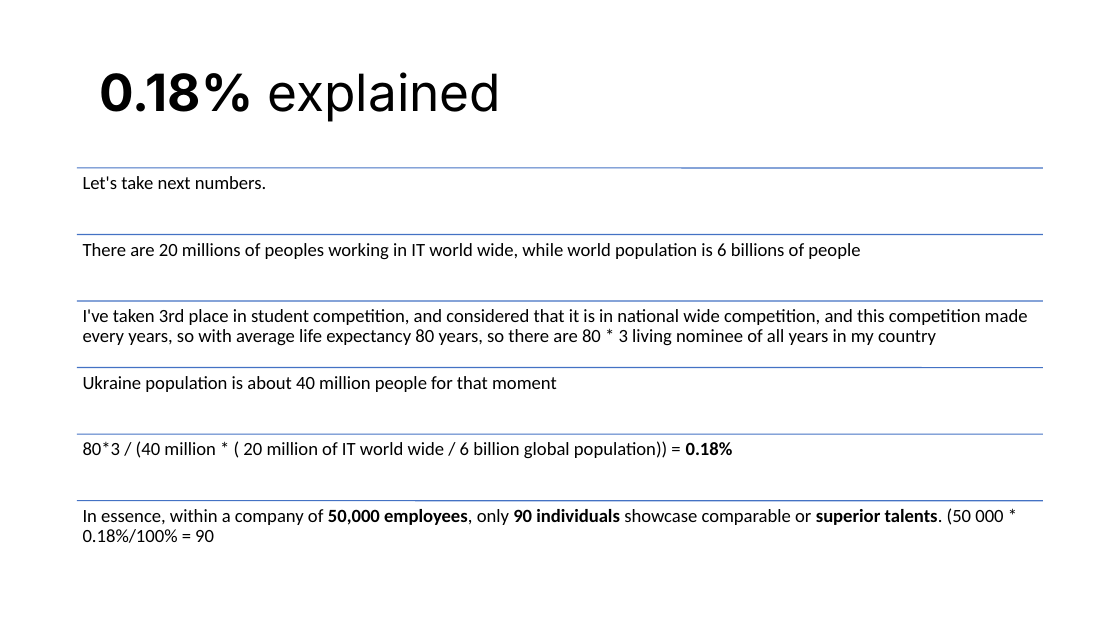
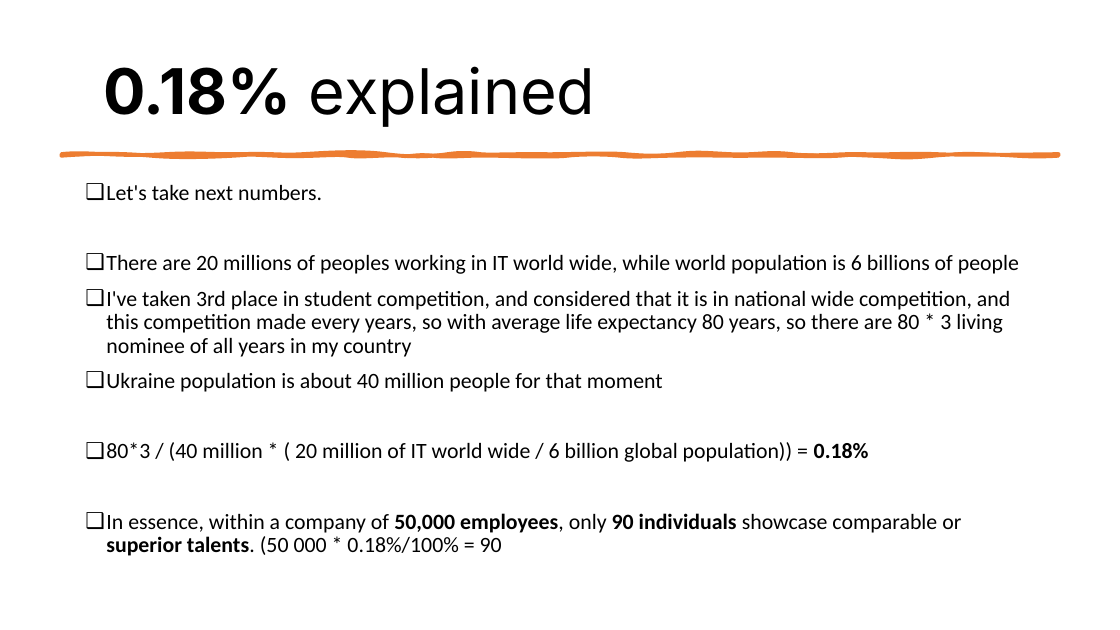
Before and after one commit to amidukr/wiki, a slide deck: slide 3 of attachments/DmytroBrazhnyk-Resume-Attachments.pptx. Drawn at 1120x630 pixels with LibreOffice and Linux fonts; fonts in the diff are those of the drawing. Boxes give left, top, right and bottom in pixels: in the first picture for what was removed or moved away, otherwise in the second. Text is boxed around its words. In the diff, an @@ line names an element or a change of style, - is before the commit and + after.

```diff
--- a/attachments/DmytroBrazhnyk-Resume-Attachments.pptx
+++ b/attachments/DmytroBrazhnyk-Resume-Attachments.pptx
@@ title "0.18% explained" at (103, 66, 596, 127): size 44 to 54 pt @@
@@ freeform shape added at (61, 154, 1059, 155), fill #ED7D31, outline #ED7D31 3.25 pt @@
@@ text added at (106, 185, 1019, 556), 18.7 pt, text #000000 @@
+❑ Let's take next numbers.
+❑ There are 20 millions of peoples working in IT world wide, while world population is 6 billions of people
+❑ I've taken 3rd place in student competition, and considered that it is in national wide competition, and this competition made every years, so with average life expectancy 80 years, so there are 80 * 3 living nominee of all years in my country
+❑ Ukraine population is about 40 million people for that moment
+❑ 80*3 / (40 million * ( 20 million of IT world wide / 6 billion global population)) = 0.18%
+❑ In essence, within a company of 50,000 employees, only 90 individuals showcase comparable or superior talents. (50 000 * 0.18%/100% = 90
@@ group removed at (77, 168, 1044, 543): 6 lines, 6 texts @@
-Let's take next numbers.
-There are 20 millions of peoples working in IT world wide, while world population is 6 billions of people
-I've taken 3rd place in student competition, and considered that it is in national wide competition, and this competition made every years, so with average life expectancy 80 years, so there are 80 * 3 living nominee of all years in my country
-Ukraine population is about 40 million people for that moment
-80*3 / (40 million * ( 20 million of IT world wide / 6 billion global population)) = 0.18%
-In essence, within a company of 50,000 employees, only 90 individuals showcase comparable or superior talents. (50 000 * 0.18%/100% = 90
```
